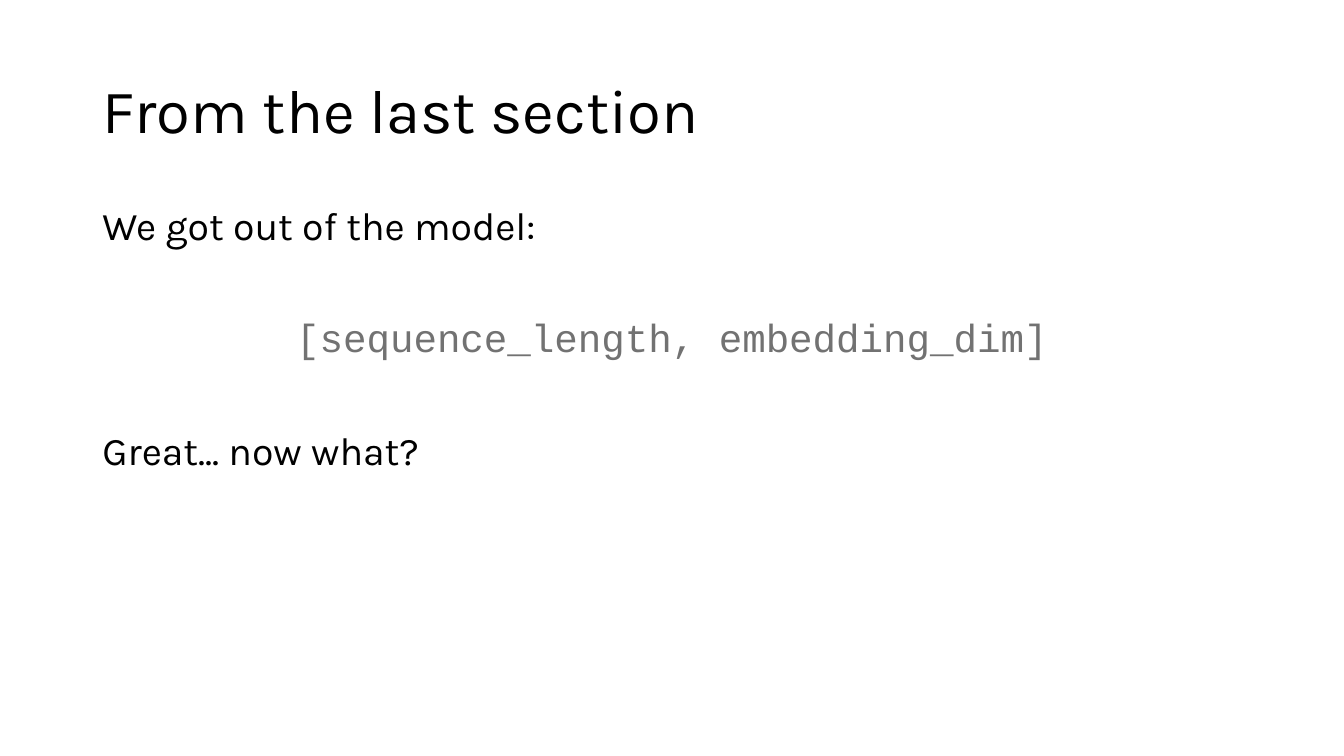
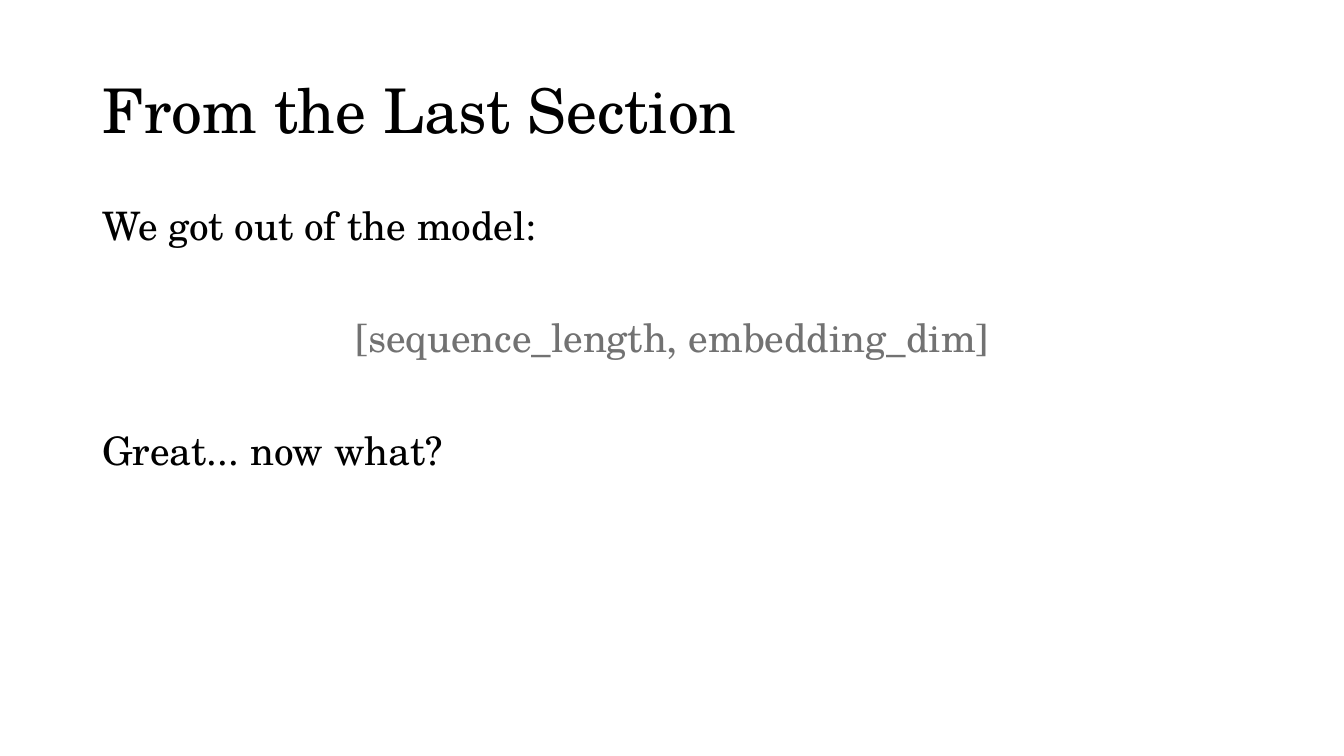
Before and after one commit to acceleratescience/large-language-models, a slide deck: slide 4 of slides/flsg/6-sampling-flsg.pptx. Drawn at 1344x756 pixels with LibreOffice and Linux fonts; fonts in the diff are those of the drawing; background and template pictures are left out. Boxes give left, top, right and bottom in pixels: in the first picture for what was removed or moved away, otherwise in the second. Text is boxed around its words. In the diff, an @@ line names an element or a change of style, - is before the commit and + after.

Commit message:
chore(slides): update formatting for 5 onwards slides

```diff
--- a/slides/flsg/6-sampling-flsg.pptx
+++ b/slides/flsg/6-sampling-flsg.pptx
@@ title at (x1=102, y1=87, x2=737, y2=134): text changed; font Karla to TeX Gyre Schola @@
-From the last section
+From the Last Section
@@ text "We got out of the ..." at (x1=102, y1=211, x2=989, y2=466): font Karla to TeX Gyre Schola in "We got out of the model:", "Great... now what?"; font Courier New to TeX Gyre Schola in "[sequence_length, embedding_dim]" @@
```
Also in this commit, not shown: 25 other slides changed, 1 other file.
